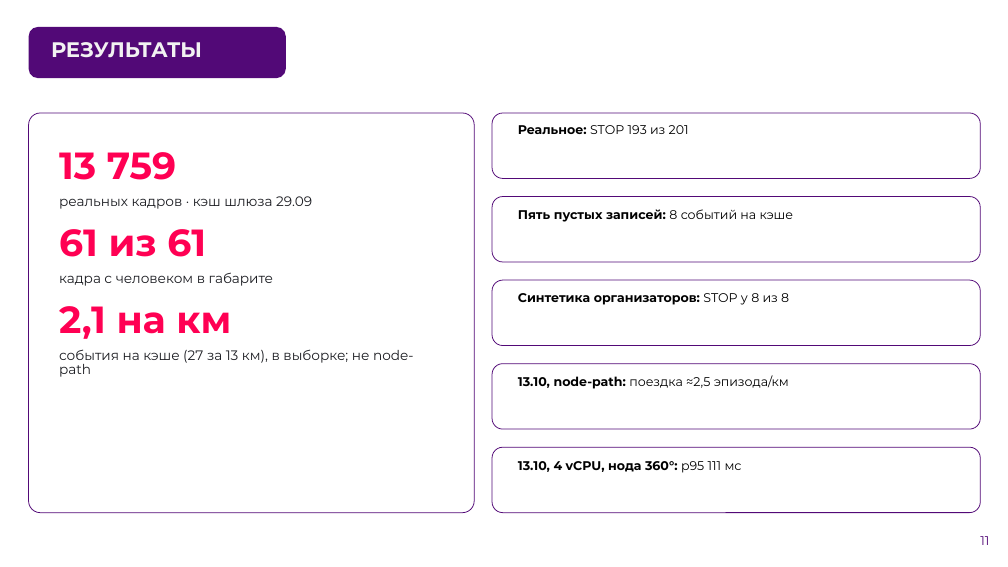
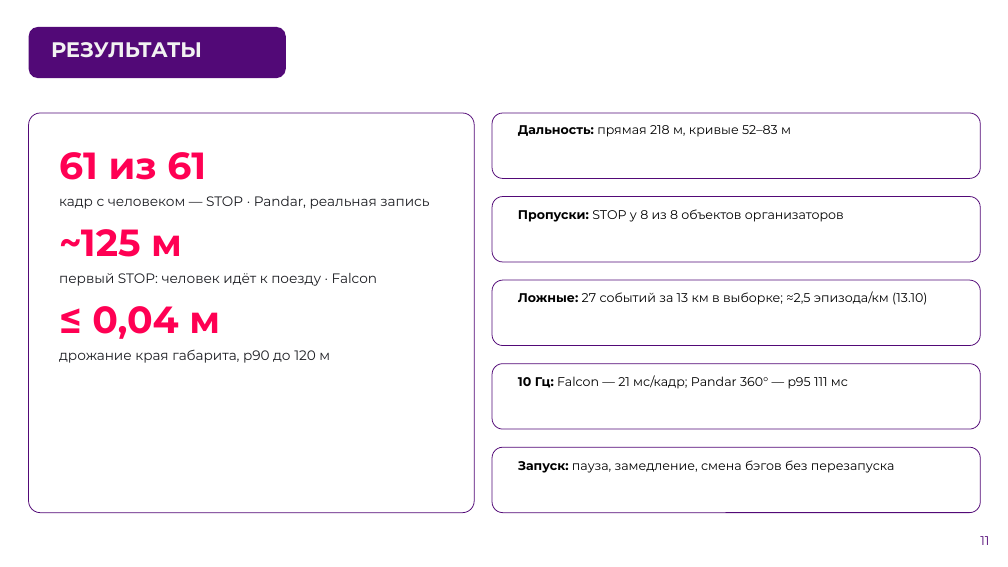
Before and after one commit to pmixay/ReSense, a slide deck: slide 11 of docs/presentation/ReSense_LCT2026.pptx. Drawn at 1008x567 pixels with LibreOffice and Linux fonts; fonts in the diff are those of the drawing; background and template pictures are left out. Boxes give left, top, right and bottom in pixels: in the first picture for what was removed or moved away, otherwise in the second. Text is boxed around its words. In the diff, an @@ line names an element or a change of style, - is before the commit and + after.

```diff
--- a/docs/presentation/ReSense_LCT2026.pptx
+++ b/docs/presentation/ReSense_LCT2026.pptx
@@ text at bbox=[518, 125, 791, 137]: text changed @@
-Реальное: STOP 193 из 201
+Дальность: прямая 218 м, кривые 52–83 м
@@ text at bbox=[59, 152, 312, 209]: paragraphs removed @@
-13 759
-реальных кадров · кэш шлюза 29.09
@@ text at bbox=[59, 152, 206, 180]: less space between paragraphs @@
@@ text at bbox=[59, 196, 429, 363]: text changed @@
-кадра с человеком в габарите
-2,1 на км
-события на кэше (27 за 13 км), в выборке; не node-path
+кадр с человеком — STOP · Pandar, реальная запись
+~125 м
+первый STOP: человек идёт к поезду · Falcon
+≤ 0,04 м
+дрожание края габарита, p90 до 120 м
@@ text at bbox=[518, 209, 844, 222]: text changed; bold off @@
-Пять пустых записей: 8 событий на кэше
+Пропуски: STOP у 8 из 8 объектов организаторов
@@ text at bbox=[518, 291, 927, 305]: text changed; bold off @@
-Синтетика организаторов: STOP у 8 из 8
+Ложные: 27 событий за 13 км в выборке; ≈2,5 эпизода/км (13.10)
@@ text at bbox=[518, 375, 848, 389]: text changed @@
-13.10, node-path: поездка ≈2,5 эпизода/км
+10 Гц: Falcon — 21 мс/кадр; Pandar 360° — p95 111 мс
@@ text at bbox=[518, 460, 894, 473]: text changed; bold off @@
-13.10, 4 vCPU, нода 360°: p95 111 мс
+Запуск: пауза, замедление, смена бэгов без перезапуска
```
Also in this commit, not shown: 9 other slides changed, 2 other files.
